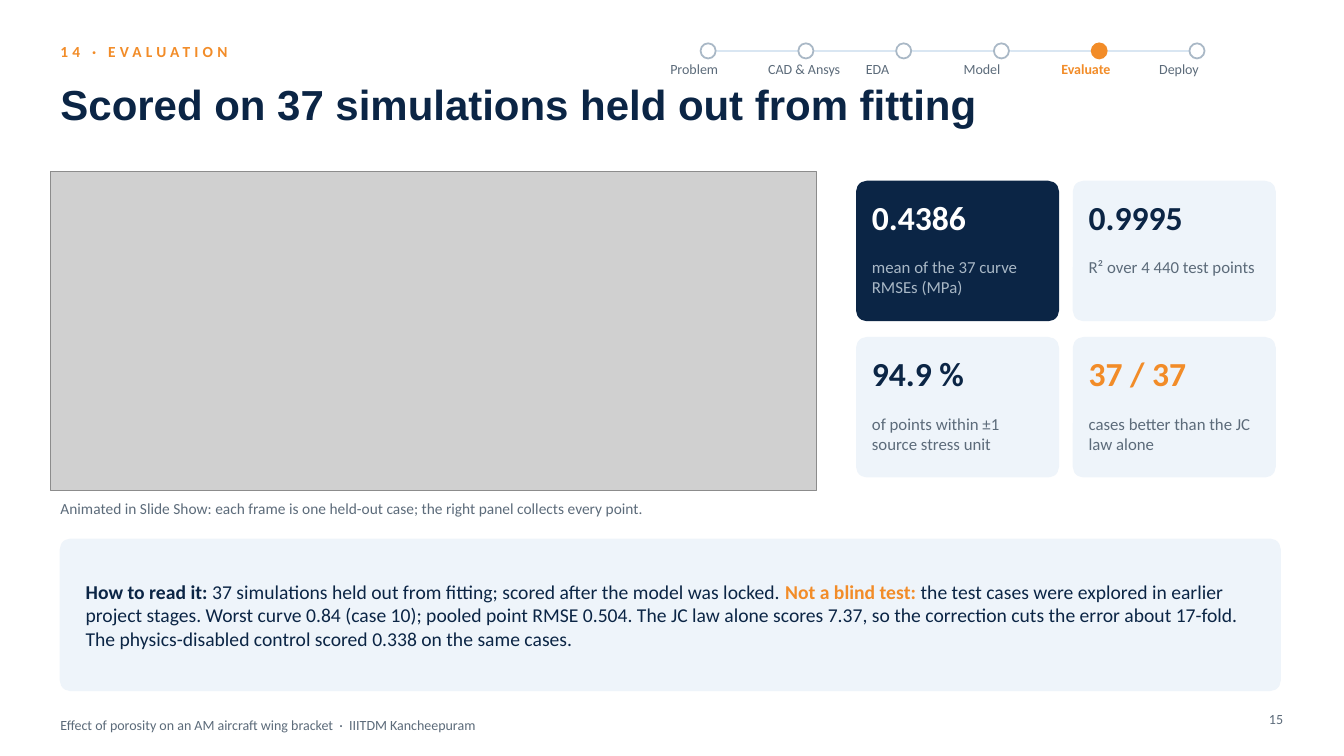
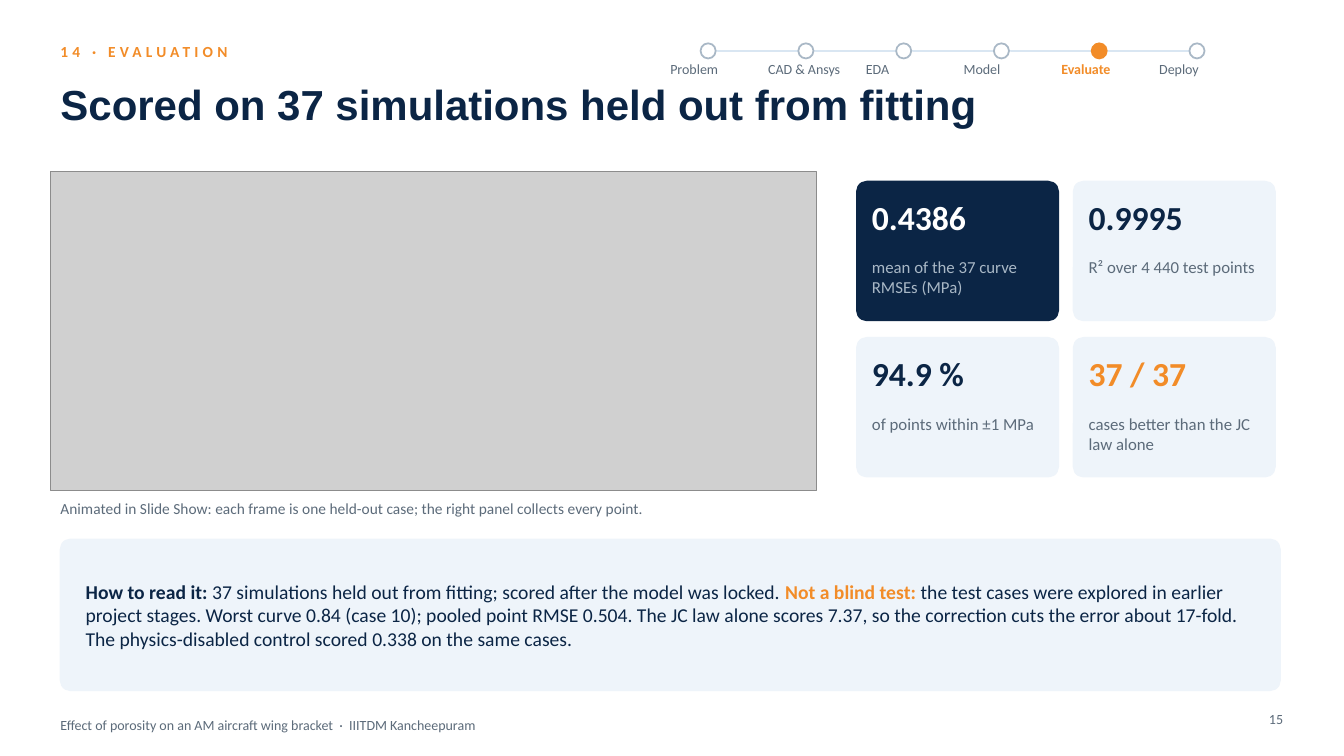
Before and after one commit to SaravananRamar06/MMM-ML, a slide deck: slide 15 of presentation/Final Presentation - Porosity in an AM Wing Bracket (corrected).pptx. Drawn at 1344x756 pixels with LibreOffice and Linux fonts; fonts in the diff are those of the drawing; grey boxes stand for pictures. Boxes give left, top, right and bottom in pixels: in the first picture for what was removed or moved away, otherwise in the second. Text is boxed around its words. In the diff, an @@ line names an element or a change of style, - is before the commit and + after.

```diff
--- a/presentation/Final Presentation - Porosity in an AM Wing Bracket (corrected).pptx
+++ b/presentation/Final Presentation - Porosity in an AM Wing Bracket (corrected).pptx
@@ text at <box>872,418,1034,433</box>: text changed @@
-of points within ±1 source stress unit
+of points within ±1 MPa
```
Also in this commit, not shown: 6 other slides changed, 3 other files.
